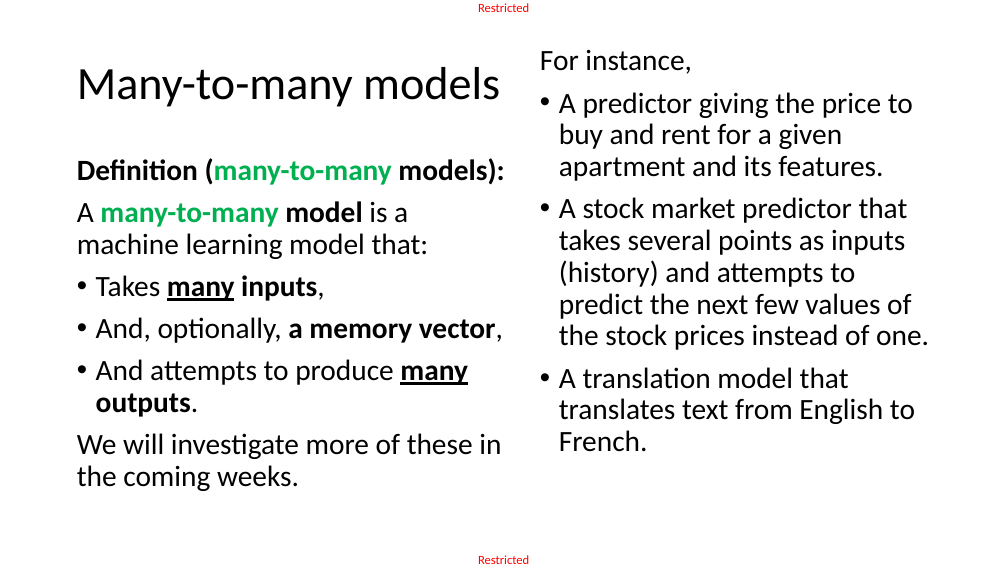
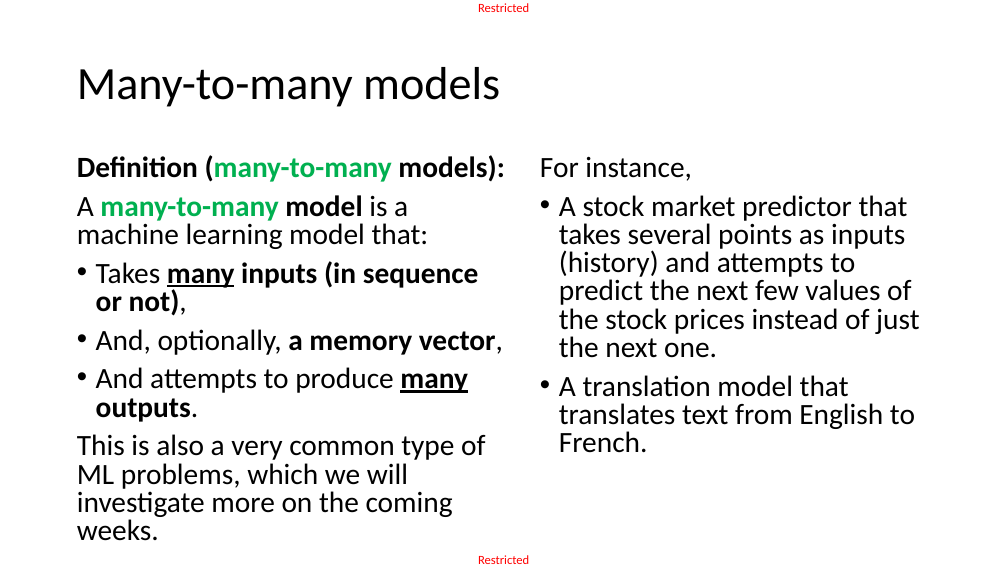
Before and after one commit to matthieudemari/SUTD_DL_50_039, a slide deck: slide 57 of W6/2. W6S2 final/W6S2.pptx (slide 54 before the commit). Drawn at 1008x567 pixels with LibreOffice and Linux fonts; fonts in the diff are those of the drawing. Boxes give left, top, right and bottom in pixels: in the first picture for what was removed or moved away, otherwise in the second. Text is boxed around its words. In the diff, an @@ line names an element or a change of style, - is before the commit and + after.

Commit message:
Updated materals for Week 6, adding visuals for memory vector and better explanations for one-to-many models and Seq2Seq models.

```diff
--- a/W6/2. W6S2 final/W6S2.pptx
+++ b/W6/2. W6S2 final/W6S2.pptx
@@ text at (77,155,504,422): line spacing 0.9 to 0.8 @@
@@ text "For instance,": place and size @@
-text "For instance," at (540,49,929,452)
+text "For instance," at (540,156,919,453)
@@ text at (540,156,915,453): line spacing 0.9 to 0.8 @@
@@ text at (559,195,919,358): text changed @@
-• A predictor giving the price to buy and rent for a given apartment and its features.
-• A stock market predictor that takes several points as inputs (history) and attempts to predict the next few values of the stock prices instead of one.
+• A stock market predictor that takes several points as inputs (history) and attempts to predict the next few values of the stock prices instead of just the next one.
@@ text at (96,261,479,316): text changed @@
-• Takes many inputs,
+• Takes many inputs (in sequence or not),
@@ text at (77,434,485,541): text changed @@
-We will investigate more of these in the coming weeks.
+This is also a very common type of ML problems, which we will investigate more on the coming weeks.
```
Also in this commit, not shown: 22 other slides changed, 3 slides added, 9 other files.
